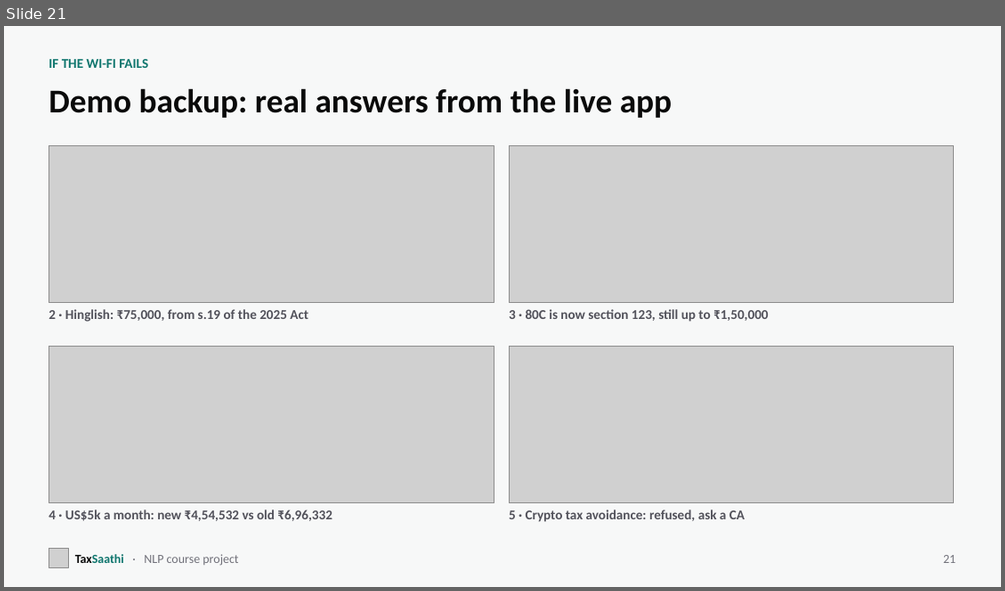
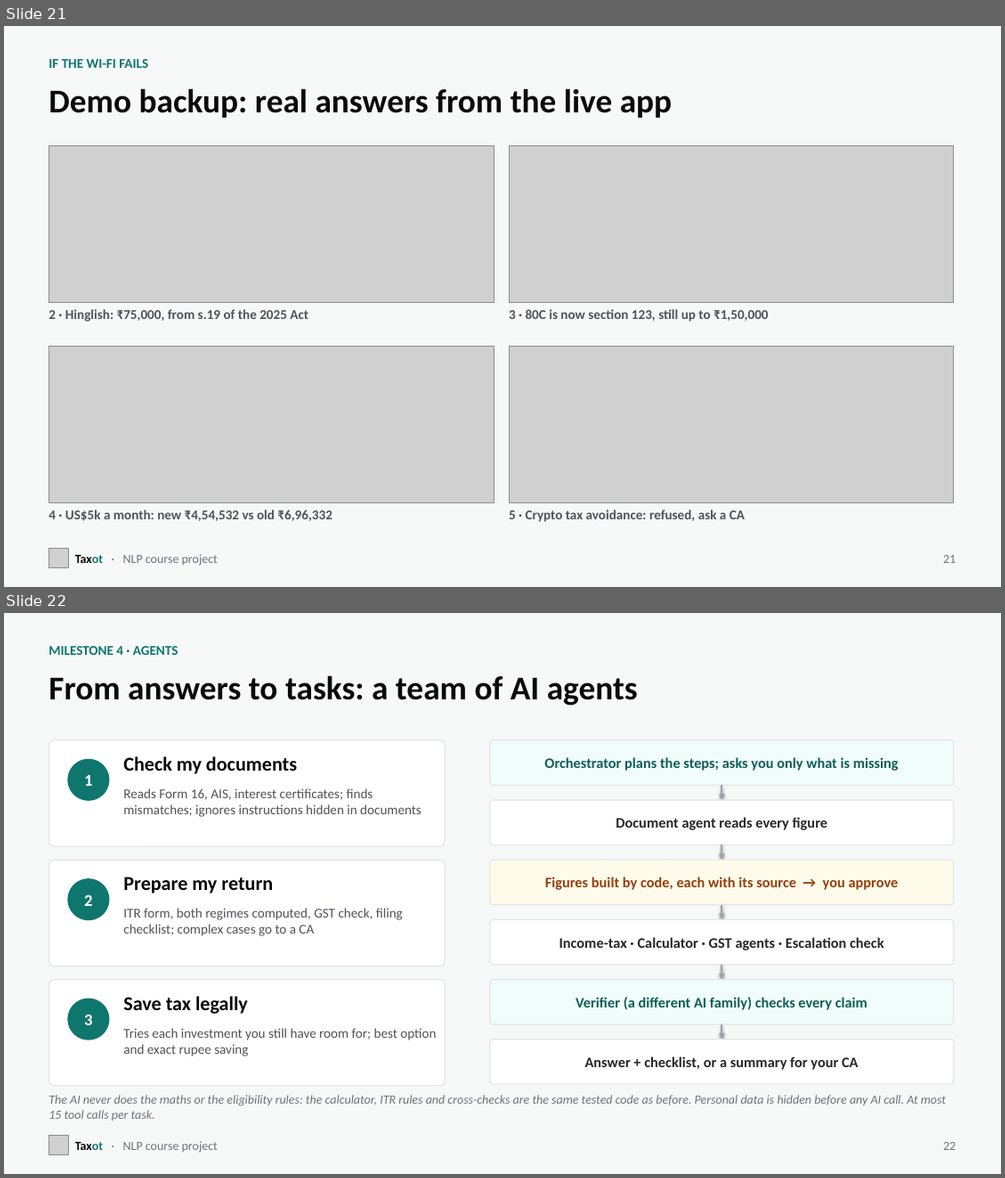
Before and after one commit to Champion1102/taxot, a slide deck: presentation/Taxot.pptx. Shown one above the other, each under a label of ours: slide 21 before the commit, slides 21 and 22 after it. The pictures are 1005x591 and 1005x1178 pixels, drawn with LibreOffice and Linux fonts; fonts in the diff are those of the drawing; grey boxes stand for pictures. Boxes give left, top, right and bottom in pixels: in the first picture for what was removed or moved away, otherwise in the second. Text is boxed around its words. In the diff, an @@ line names an element or a change of style, - is before the commit and + after.

Commit message:
Phase 9: deploy config, agent docs, report chapter and slides
- systemd unit and Dockerfile read keys from an env file; Docker health
  check and .dockerignore (never ships .env)
- README and demo cheat-sheet: Tasks tab workflows and expected results
- Report: M4 chapter (architecture, safety, evaluation, error analysis)
- Deck: four agent slides (workflows, scorecard, comparison, demo)
- Evals default to --workers 1

```diff
--- a/presentation/Taxot.pptx
+++ b/presentation/Taxot.pptx
@@ slide 22 added at bbox=[4, 613, 1001, 1174], background #F7F8F8 @@
@@ text added at bbox=[48, 646, 178, 655], 13 pt, text #0F766E, bold @@
+MILESTONE 4 · AGENTS
@@ title added at bbox=[48, 675, 638, 706], 32 pt, text #0A0A0A, bold @@
+From answers to tasks: a team of AI agents
@@ rounded rectangle added at bbox=[48, 740, 445, 846], fill #FFFFFF, outline #E4E4E7 1 pt @@
@@ rounded rectangle added at bbox=[490, 740, 954, 785], fill #F0FDFA, outline #E4E4E7 1 pt, 14 pt, text #115E59, bold @@
+Orchestrator plans the steps; asks you only what is missing
@@ ellipse added at bbox=[67, 759, 109, 801], fill #0F766E, 16 pt, text #FFFFFF, bold @@
+1
@@ text added at bbox=[123, 756, 297, 774], 19 pt, text #0A0A0A, bold @@
+Check my documents
@@ text added at bbox=[123, 788, 421, 817], 13 pt, text #52525B @@
+Reads Form 16, AIS, interest certificates; finds mismatches; ignores instructions hidden in documents
@@ arrow added from (722, 785) to (722, 800), #A1A1AA 1.75 pt @@
@@ rounded rectangle added at bbox=[490, 800, 954, 844], fill #FFFFFF, outline #E4E4E7 1 pt, 14 pt, text #27272A, bold @@
+Document agent reads every figure
@@ arrow added from (722, 844) to (722, 860), #A1A1AA 1.75 pt @@
@@ rounded rectangle added at bbox=[48, 860, 445, 966], fill #FFFFFF, outline #E4E4E7 1 pt @@
@@ ellipse added at bbox=[67, 878, 109, 920], fill #0F766E, 16 pt, text #FFFFFF, bold @@
+2
@@ text added at bbox=[123, 876, 273, 893], 19 pt, text #0A0A0A, bold @@
+Prepare my return
@@ rounded rectangle added at bbox=[490, 860, 954, 905], fill #FFFBEB, outline #E4E4E7 1 pt, 14 pt, text #92400E, bold @@
+Figures built by code, each with its source → you approve
@@ arrow added from (722, 905) to (722, 919), #A1A1AA 1.75 pt @@
@@ text added at bbox=[123, 908, 403, 936], 13 pt, text #52525B @@
+ITR form, both regimes computed, GST check, filing checklist; complex cases go to a CA
@@ rounded rectangle added at bbox=[490, 919, 954, 965], fill #FFFFFF, outline #E4E4E7 1 pt, 14 pt, text #27272A, bold @@
+Income-tax · Calculator · GST agents · Escalation check
@@ rounded rectangle added at bbox=[48, 980, 445, 1086], fill #FFFFFF, outline #E4E4E7 1 pt @@
@@ rounded rectangle added at bbox=[490, 980, 954, 1024], fill #F0FDFA, outline #E4E4E7 1 pt, 14 pt, text #115E59, bold @@
+Verifier (a different AI family) checks every claim
@@ arrow added from (722, 965) to (722, 980), #A1A1AA 1.75 pt @@
@@ ellipse added at bbox=[67, 998, 109, 1040], fill #0F766E, 16 pt, text #FFFFFF, bold @@
+3
@@ text added at bbox=[123, 996, 248, 1013], 19 pt, text #0A0A0A, bold @@
+Save tax legally
@@ text added at bbox=[123, 1028, 436, 1056], 13 pt, text #52525B @@
+Tries each investment you still have room for; best option and exact rupee saving
@@ rounded rectangle added at bbox=[490, 1039, 954, 1084], fill #FFFFFF, outline #E4E4E7 1 pt, 14 pt, text #27272A, bold @@
+Answer + checklist, or a summary for your CA
@@ arrow added from (722, 1024) to (722, 1039), #A1A1AA 1.75 pt @@
@@ text added at bbox=[48, 1094, 946, 1120], 12 pt, text #71717A, italic @@
+The AI never does the maths or the eligibility rules: the calculator, ITR rules and cross-checks are the same tested code as before. Personal data is hidden before any AI call. At most 15 tool calls per task.
@@ picture added at bbox=[48, 1135, 68, 1154] @@
@@ text added at bbox=[75, 1141, 218, 1152], 12 pt, text #71717A @@
+Taxot · NLP course project
@@ text added at bbox=[943, 1142, 955, 1150], 12 pt, text #71717A @@
+22
@@ slide 21 changed as well @@
@@ text at bbox=[75, 554, 218, 565]: text changed @@
-TaxSaathi · NLP course project
+Taxot · NLP course project
```
Also in this commit, not shown: 22 other slides changed, 3 other slides added, 10 other files.
